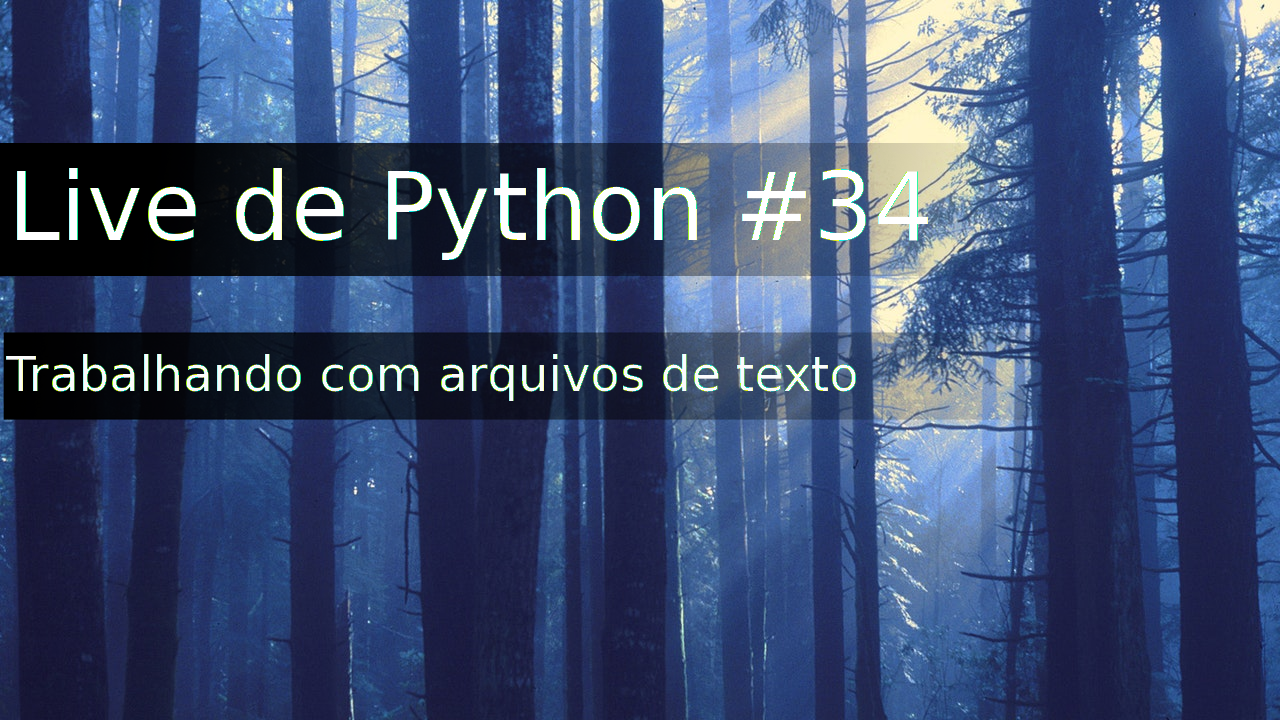
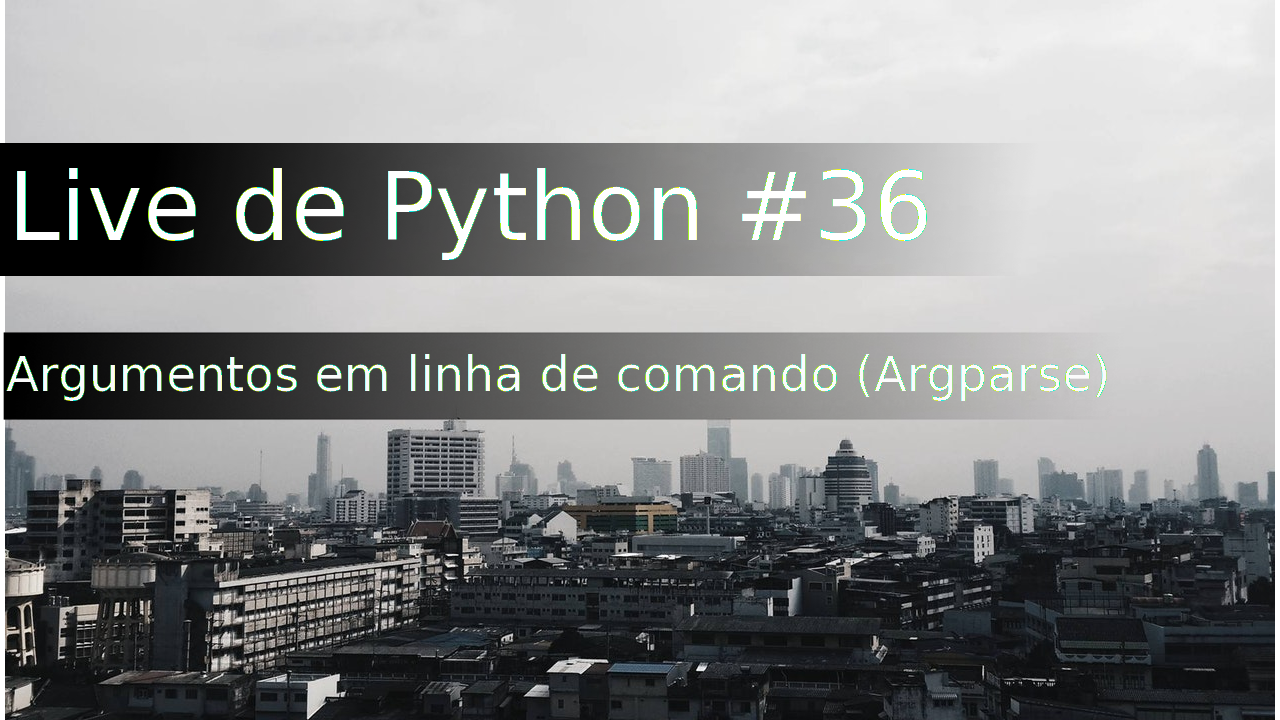
Revision of a layered 1280x720 image; what changed, layer by layer:
renamed "Trabalhando com arquivos de te..." to "Argumentos em linha de comando...", painted on it over [6, 354, 1107, 401]
renamed "Live de Python #34" to "Live de Python #36", painted on it over [152, 168, 928, 260]
renamed "pexels-photo-795722.jpeg" to "pexels-photo-108601.jpeg", painted on it over [0, 0, 1280, 720]
